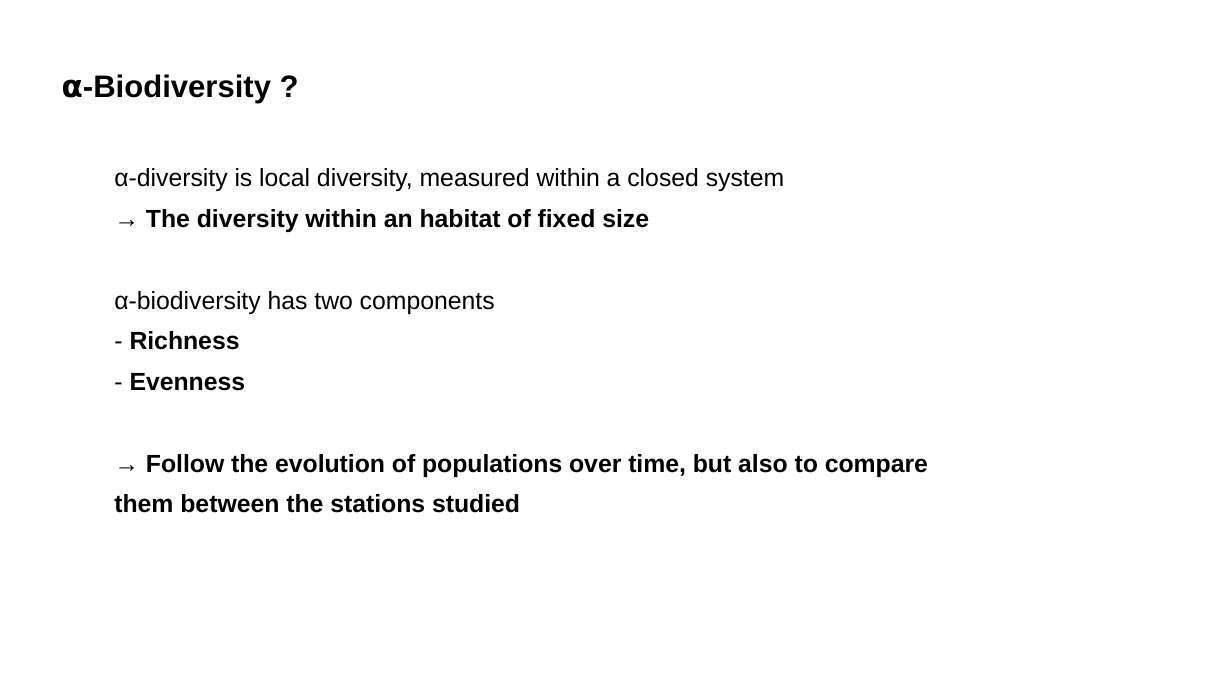
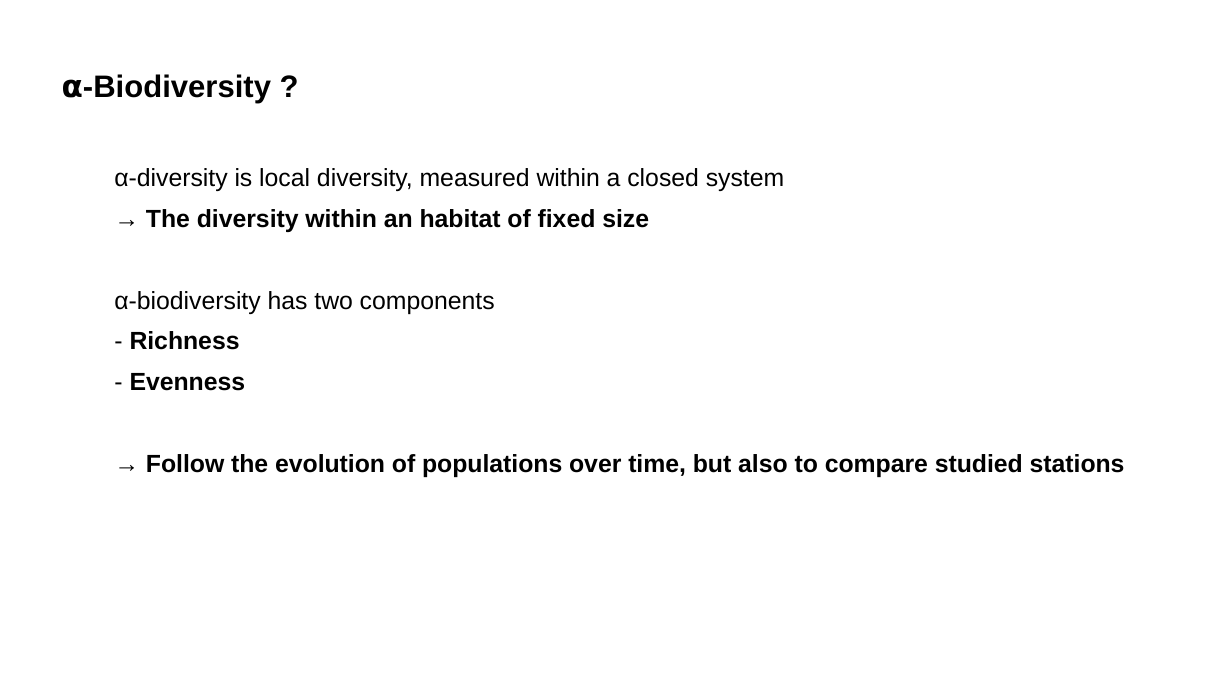
Before and after one commit to vincentmanz/Metagenomics_2024, a slide deck: slide 5 of Day_2/diversity indices.odp. Drawn at 1232x693 pixels with LibreOffice and Linux fonts; fonts in the diff are those of the drawing. Boxes give left, top, right and bottom in pixels: in the first picture for what was removed or moved away, otherwise in the second. Text is boxed around its words. In the diff, an @@ line names an element or a change of style, - is before the commit and + after.

```diff
--- a/Day_2/diversity indices.odp
+++ b/Day_2/diversity indices.odp
@@ text at box(146, 454, 1125, 477): text changed @@
-→ Follow the evolution of populations over time, but also to compare
-them between the stations studied
+→ Follow the evolution of populations over time, but also to compare studied stations
```
Also in this commit, not shown: 8 other slides changed, 18 slides added, 7 slides removed, 1 other file.
